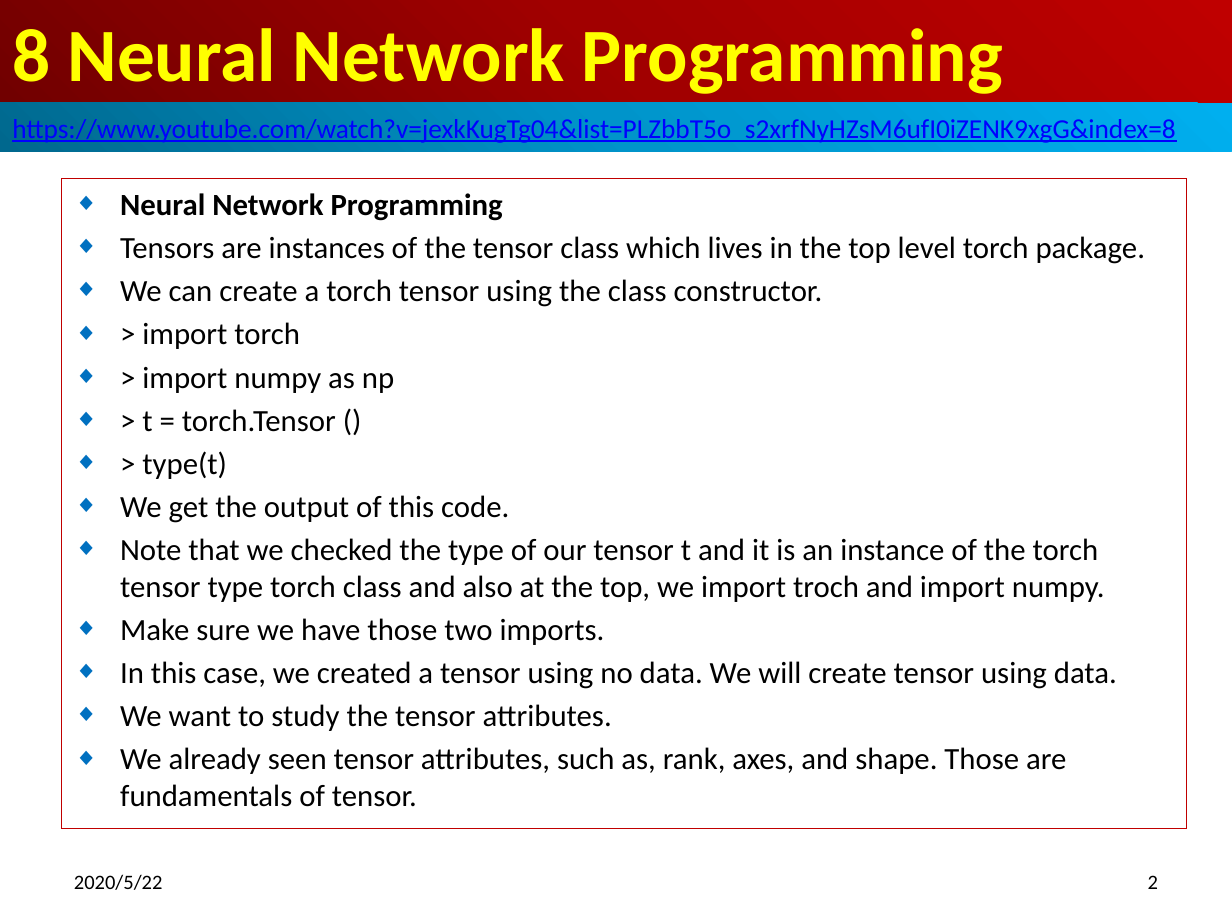
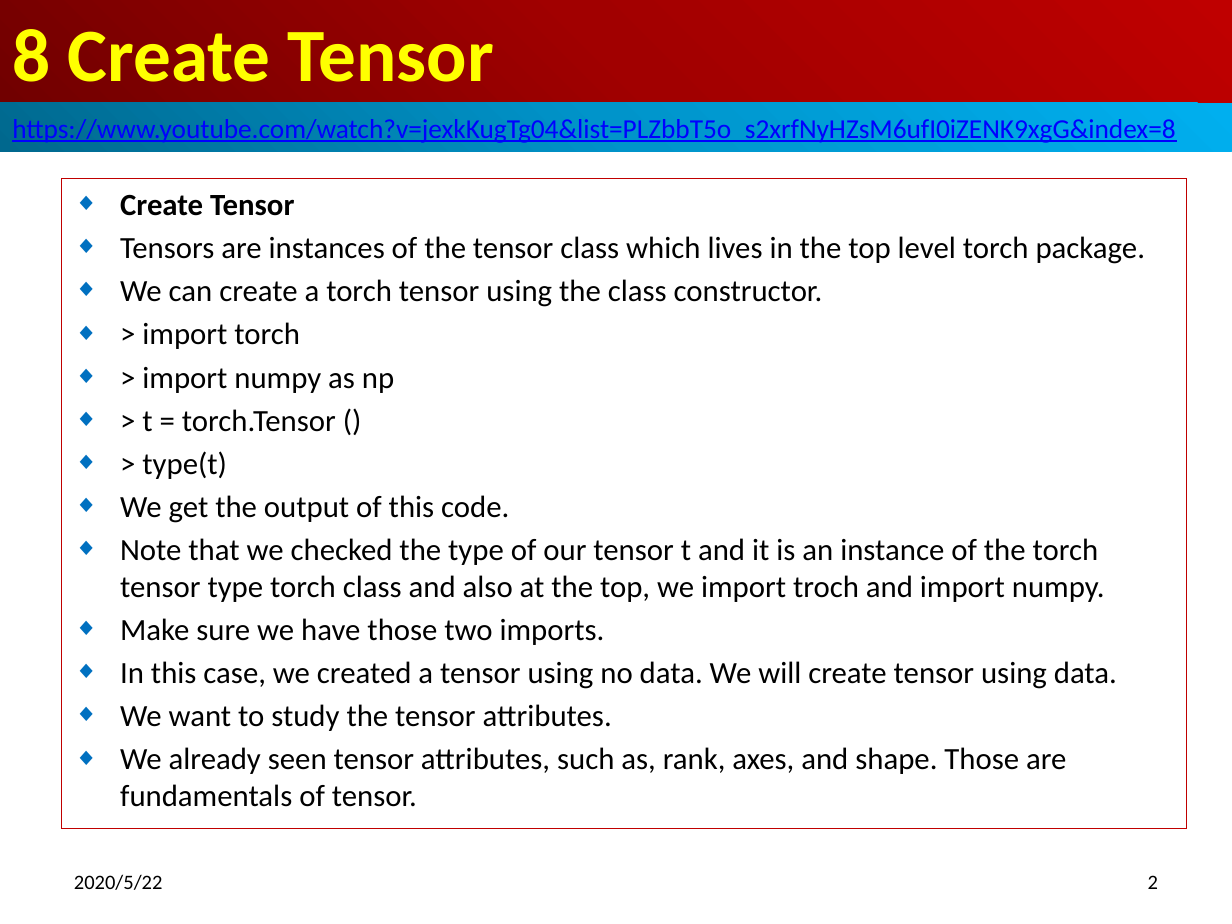
Before and after one commit to peterhchen/900_PyTorch, a slide deck: slide 2 of 08_CreateTensor.pptx. Drawn at 1232x924 pixels with LibreOffice and Linux fonts; fonts in the diff are those of the drawing. Boxes give left, top, right and bottom in pixels: in the first picture for what was removed or moved away, otherwise in the second. Text is boxed around its words. In the diff, an @@ line names an element or a change of style, - is before the commit and + after.

Commit message:
Create Tensor Option
1. torch.Tensor(): Class, copy data
2. torch.tensor(): factory, copy data
3. torch.as_tensor(): factory, share memory
4. torch.from_numpy: factory, share memory

```diff
--- a/08_CreateTensor.pptx
+++ b/08_CreateTensor.pptx
@@ title at (x1=12, y1=29, x2=494, y2=82): text changed @@
-8 Neural Network Programming
+8 Create Tensor
@@ subtitle at (x1=120, y1=194, x2=294, y2=216): text changed @@
-◆ Neural Network Programming
+◆ Create Tensor
```
Also in this commit, not shown: 5 other slides changed, 5 other files.
